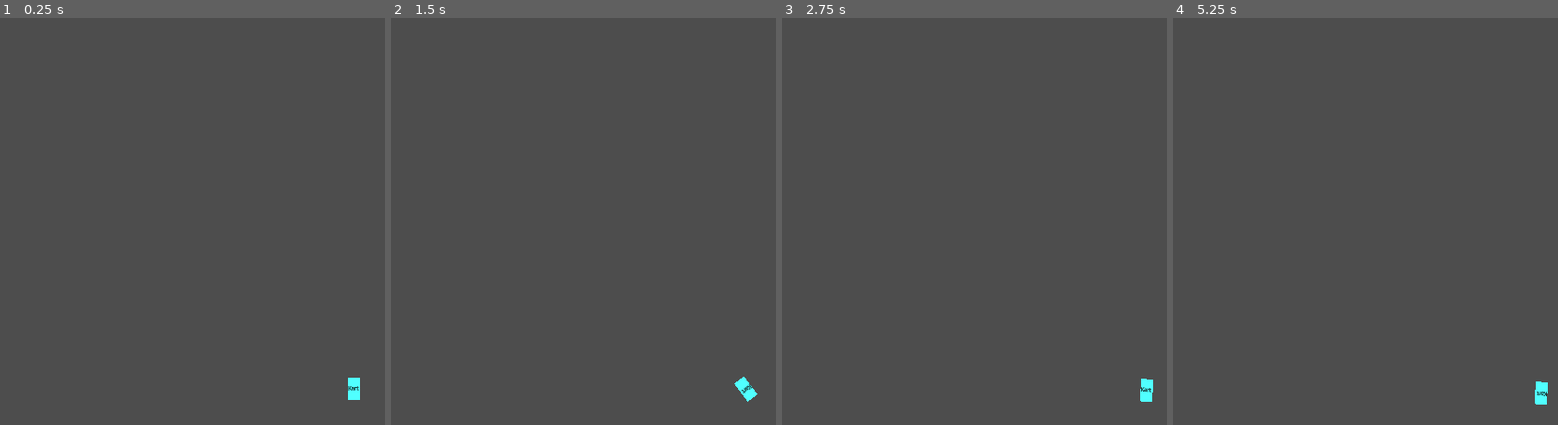
Above: before the commit, frames 1-4 (left to right).
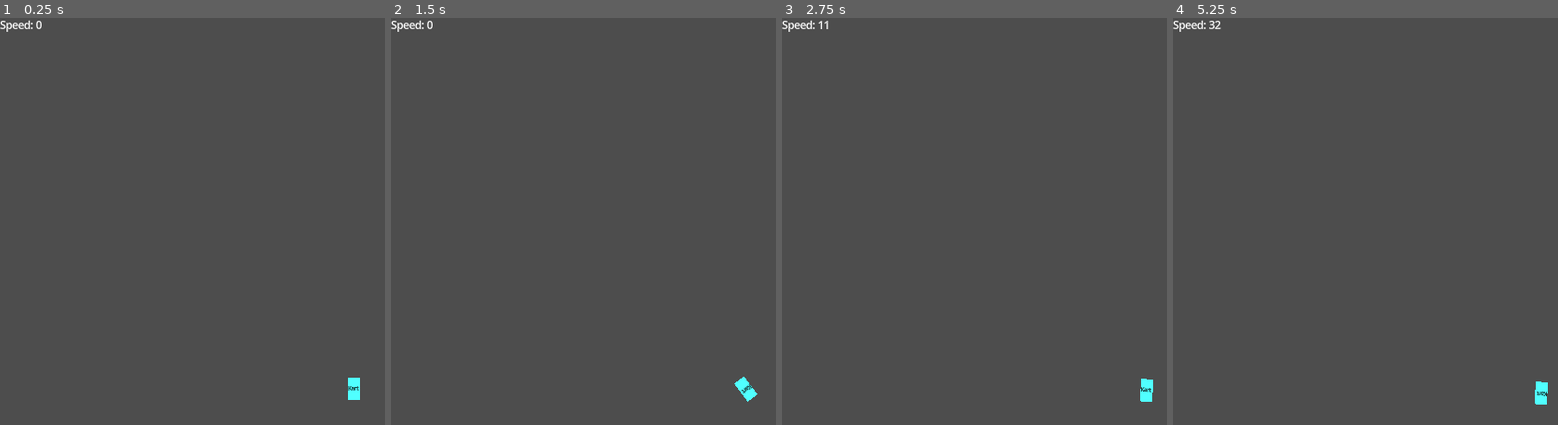
Above: after the commit, the same moments.

Repository: hpi-swa-lab/godot-pronto
Game: Godot game, scene res://prototypes/week-0-kart-mushroom-1.tscn
Same seed, same stepped clock (60 frames per second), same inputs: the game is played once before the commit and once after it.
Inputs (mouse positions are in pixels of both pictures, inside the frame that each line leads up to):
- Up to frame 1 (0.25 s): no input
- Up to frame 2 (1.5 s): tap Enter at 0.5 s; move the mouse to (outside the picture) at 0.52 s; hold Right (ui_right) 0.53-1.25 s; tap Tab at 0.6 s; click (outside the picture) at 0.67 s; tap Up (ui_up) at 0.77 s; drag from (614, 245) to (725, 311) at 1.27 s
- Up to frame 3 (2.75 s): tap Space at 2 s; move the mouse to (outside the picture) at 2.02 s; hold Left (ui_left) from 2.03 s (still down); tap Tab at 2.1 s
- Up to frame 4 (5.25 s): release Left (ui_left) at 2.75 s; tap Enter at 2.75 s; drag from (1507, 311) to (1319, 164) at 2.77 s; move the mouse to (outside the picture) at 3.52 s; hold Right (ui_right) 3.53-4.25 s; tap Tab at 3.6, 5.1 s; tap Up (ui_up) at 3.77 s; drag from (1319, 164) to (1430, 123) at 4.27 s; tap Space at 5 s; move the mouse to (outside the picture) at 5.02 s; hold Right (ui_right) from 5.03 s (still down); click (outside the picture) at 5.17 s

The runs differ from the first frame. In frame 1, 0.1% of the frame differs, in the area x 0-11%, y 0-4%; in frame 2, 0.1%; in frame 3, 0.1%; in frame 4, 0.2%, in the area x 0-13%, y 0-4%.
Error before the commit: Parse Error: Function "get_node()" not found in base self. (res://script-instances/501544895.gd:5)

Commit message:
Added speed display

Diff:
--- a/prototypes/week-0-kart-mushroom-1.tscn
+++ b/prototypes/week-0-kart-mushroom-1.tscn
@@ -7,7 +7,6 @@
 [ext_resource type="Script" path="res://addons/pronto/behaviors/Key.gd" id="5_eq0ye"]
 [ext_resource type="Script" path="res://addons/pronto/behaviors/Value.gd" id="6_e6rx4"]
 [ext_resource type="Script" path="res://addons/pronto/behaviors/Bind.gd" id="7_c0unn"]
-[ext_resource type="Script" path="res://addons/pronto/behaviors/State.gd" id="8_ise3x"]
 
 [sub_resource type="Resource" id="Resource_fymss"]
 script = ExtResource("4_q8ryo")
@@ -132,8 +131,4 @@
 position = Vector2(10, 45)
 script = ExtResource("7_c0unn")
 to_prop = "text"
-convert = "get_node(\"../../Kart\").get_real_velocity()"
-
-[node name="State" type="Node2D" parent="."]
-position = Vector2(83, 78)
-script = ExtResource("8_ise3x")
+convert = "\"Speed: \" + str(int(pow(pow(G.get_node(\"/root/week-0-kart-mushroom-1/Kart\").get_real_velocity().x,2) + pow(G.get_node(\"/root/week-0-kart-mushroom-1/Kart\").get_real_velocity().y,2),0.5)))"
Not shown: 1 places in prototypes/week-0-kart-mushroom-1.tscn that only renumber resources
